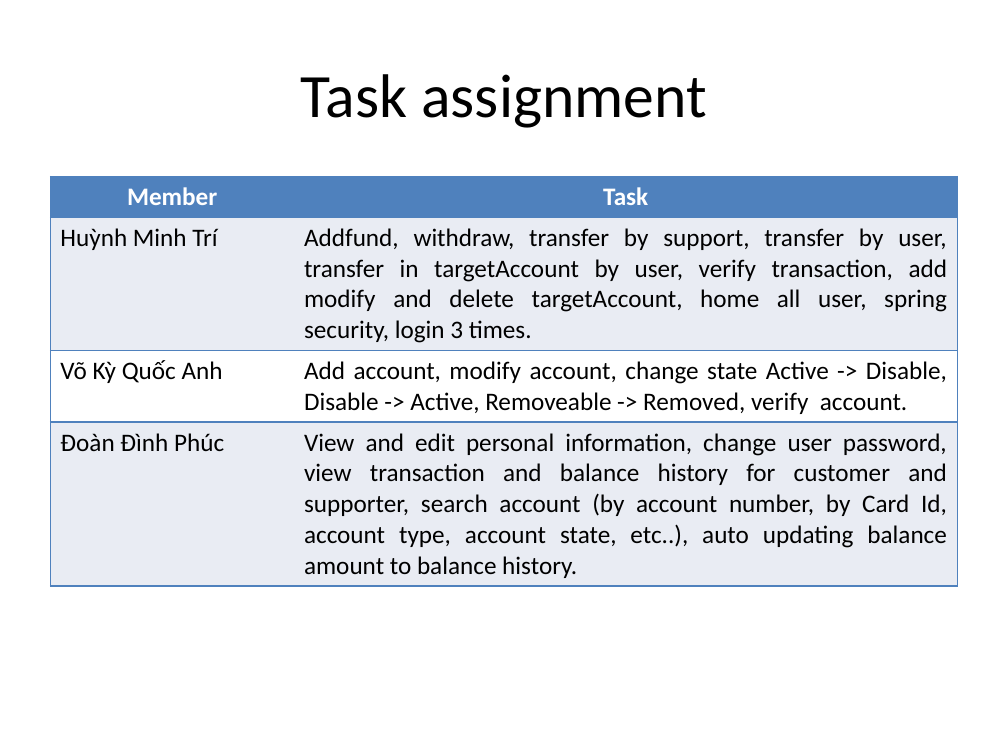
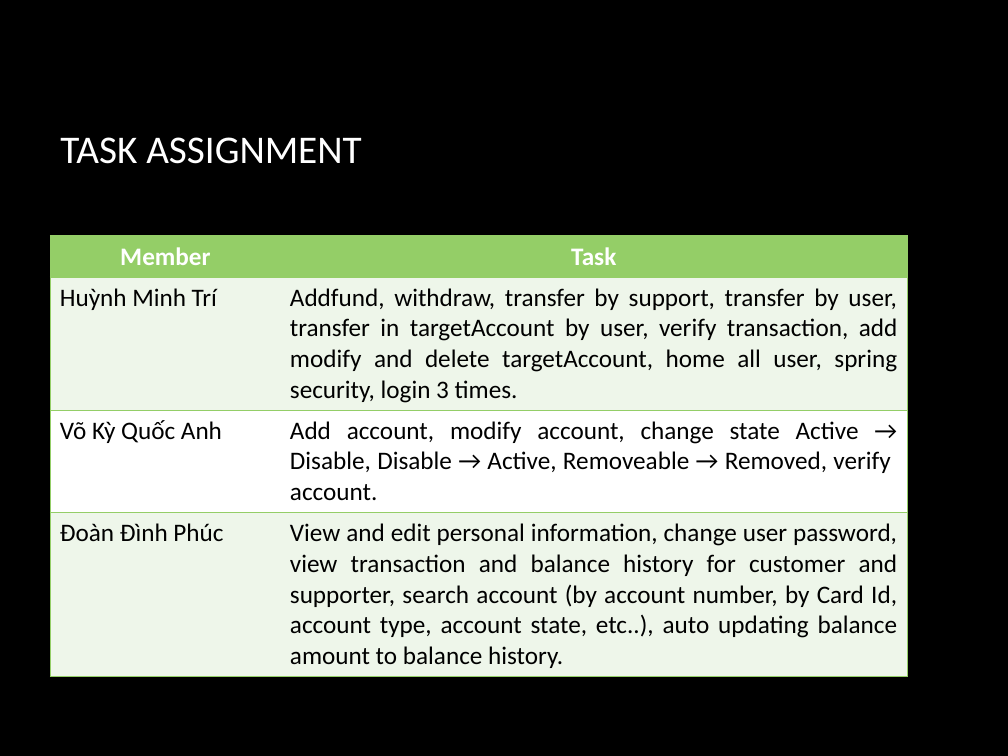
Before and after one commit to hmtri92/final-project, a slide deck: slide 2 of document/slide.pptx. Drawn at 1008x756 pixels with LibreOffice and Linux fonts; fonts in the diff are those of the drawing; background and template pictures are left out. Boxes give left, top, right and bottom in pixels: in the first picture for what was removed or moved away, otherwise in the second. Text is boxed around its words. In the diff, an @@ line names an element or a change of style, - is before the commit and + after.

Commit message:
slide

```diff
--- a/document/slide.pptx
+++ b/document/slide.pptx
@@ background #FFFFFF to picture (left out) @@
@@ title at [60, 137, 361, 164]: text changed; size 44 to 28 pt; text colour #000000 to #FFFFFF @@
-Task assignment
+TASK ASSIGNMENT
@@ table at [50, 236, 907, 672] @@
-row 3, column 2: Add account, modify account, change state Active -> Disable, Disable -> Active, Removeable -> Removed, verify account.
+row 3, column 2: Add account, modify account, change state Active → Disable, Disable → Active, Removeable → Removed, verify account.
@@ fill #4F81BD to #94CE67 in row 1 @@
@@ fill #E9EDF4 to #EEF6EB in 4 cells @@
@@ borders changed @@
@@ table: place and size @@
-table at [50, 176, 958, 582]
+table at [50, 236, 907, 672]
```
Also in this commit, not shown: 7 other slides changed.
